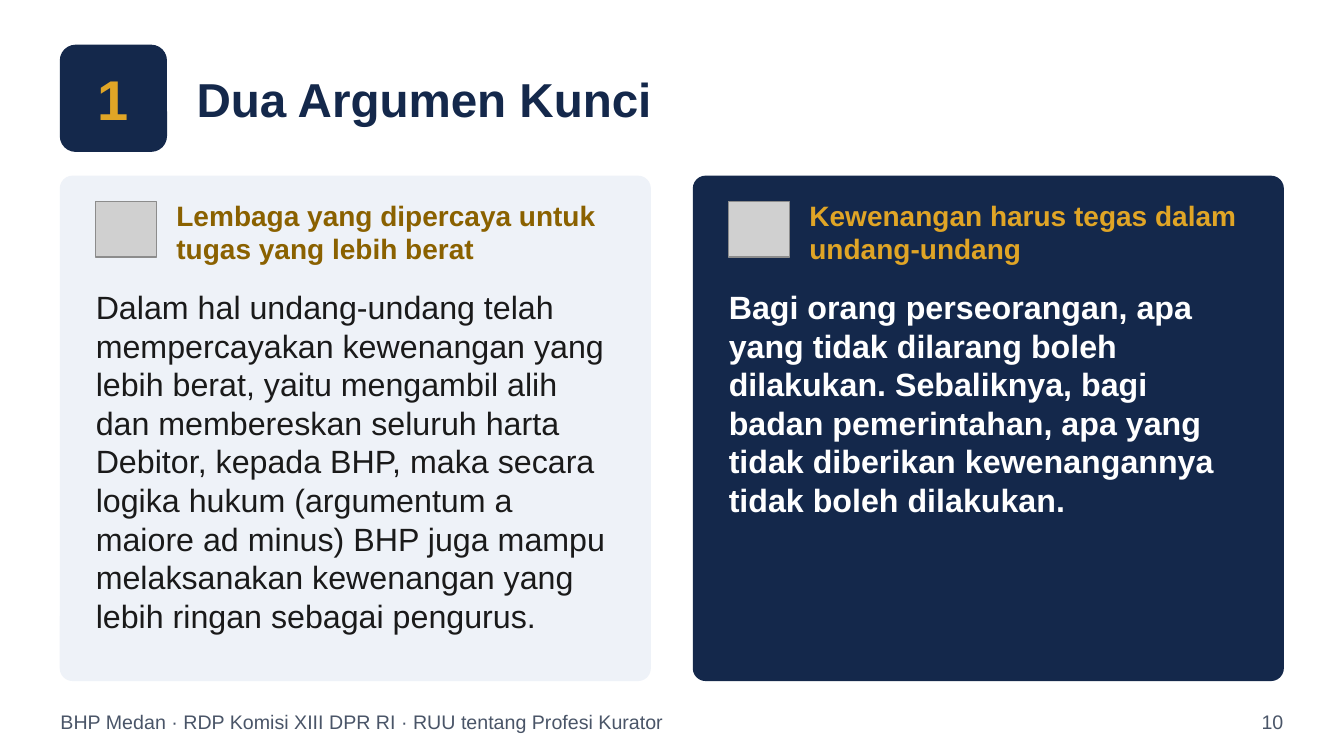
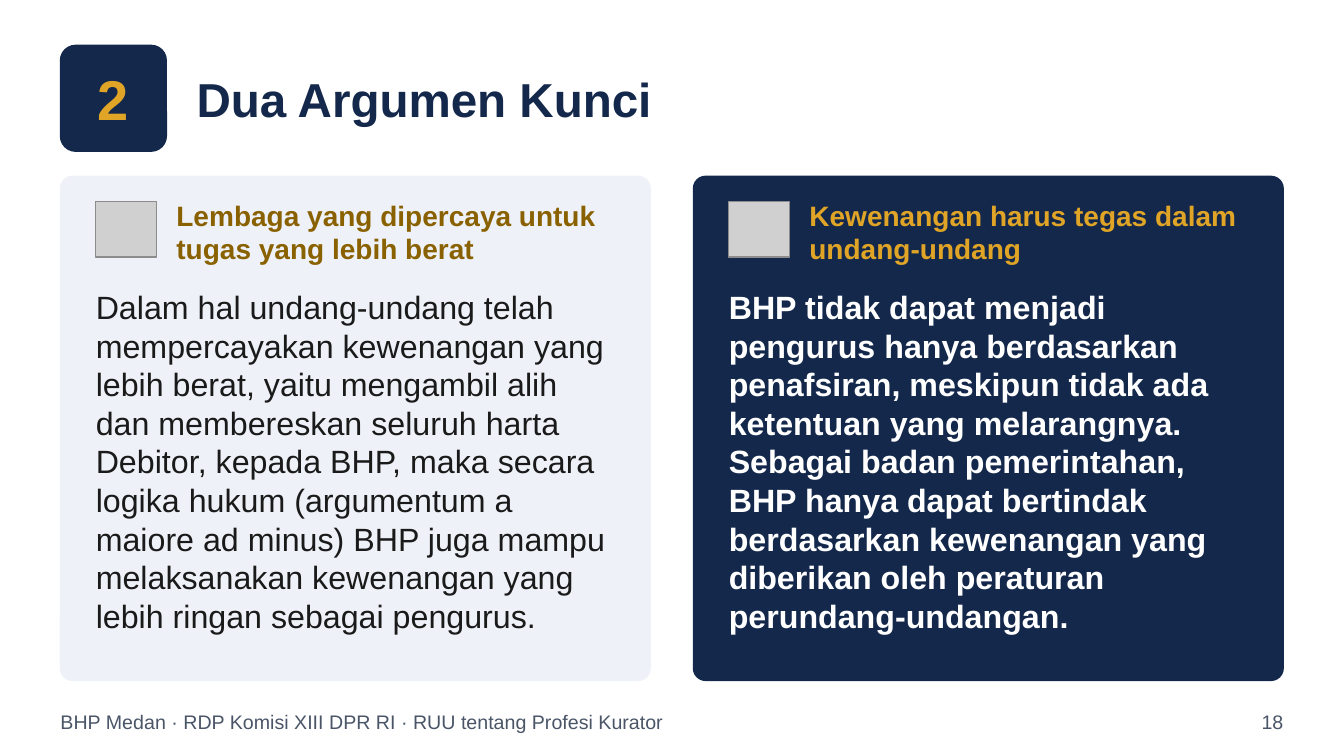
Before and after one commit to artheralawfirm-cloud/SAPAWALI, a slide deck: slide 18 of presentasi/Paparan_BHP_Medan_RUU_Profesi_Kurator.pptx (slide 10 before the commit). Drawn at 1344x756 pixels with LibreOffice and Linux fonts; fonts in the diff are those of the drawing; grey boxes stand for pictures. Boxes give left, top, right and bottom in pixels: in the first picture for what was removed or moved away, otherwise in the second. Text is boxed around its words. In the diff, an @@ line names an element or a change of style, - is before the commit and + after.

```diff
--- a/presentasi/Paparan_BHP_Medan_RUU_Profesi_Kurator.pptx
+++ b/presentasi/Paparan_BHP_Medan_RUU_Profesi_Kurator.pptx
@@ text at (98,81,129,120): text changed @@
-1
+2
@@ text at (729,295,1208,634): text changed @@
-Bagi orang perseorangan, apa yang tidak dilarang boleh dilakukan. Sebaliknya, bagi badan pemerintahan, apa yang tidak diberikan kewenangannya tidak boleh dilakukan.
+BHP tidak dapat menjadi pengurus hanya berdasarkan penafsiran, meskipun tidak ada ketentuan yang melarangnya. Sebagai badan pemerintahan, BHP hanya dapat bertindak berdasarkan kewenangan yang diberikan oleh peraturan perundang-undangan.
@@ text at (1262,715,1284,729): text changed @@
-10
+18
```
Also in this commit, not shown: 39 other slides changed, 1 slide added, 1 slide removed, 2 other files.
